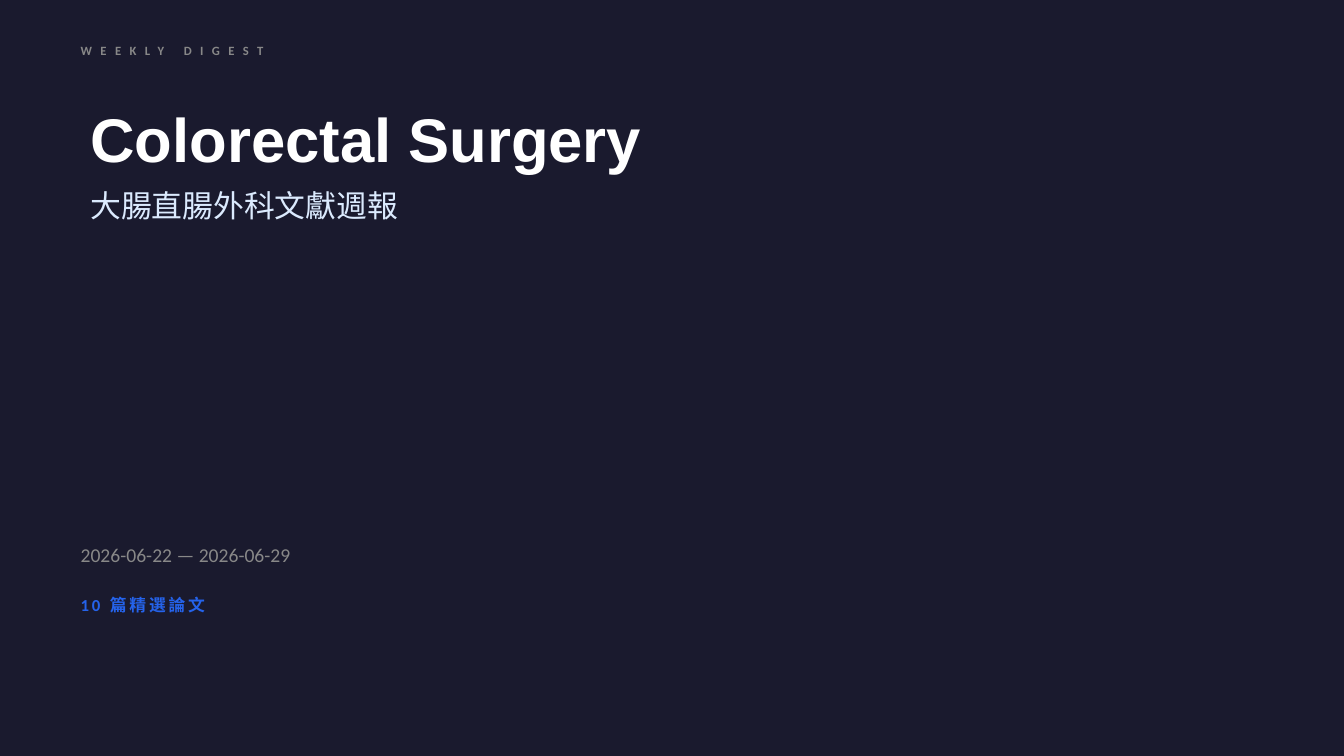
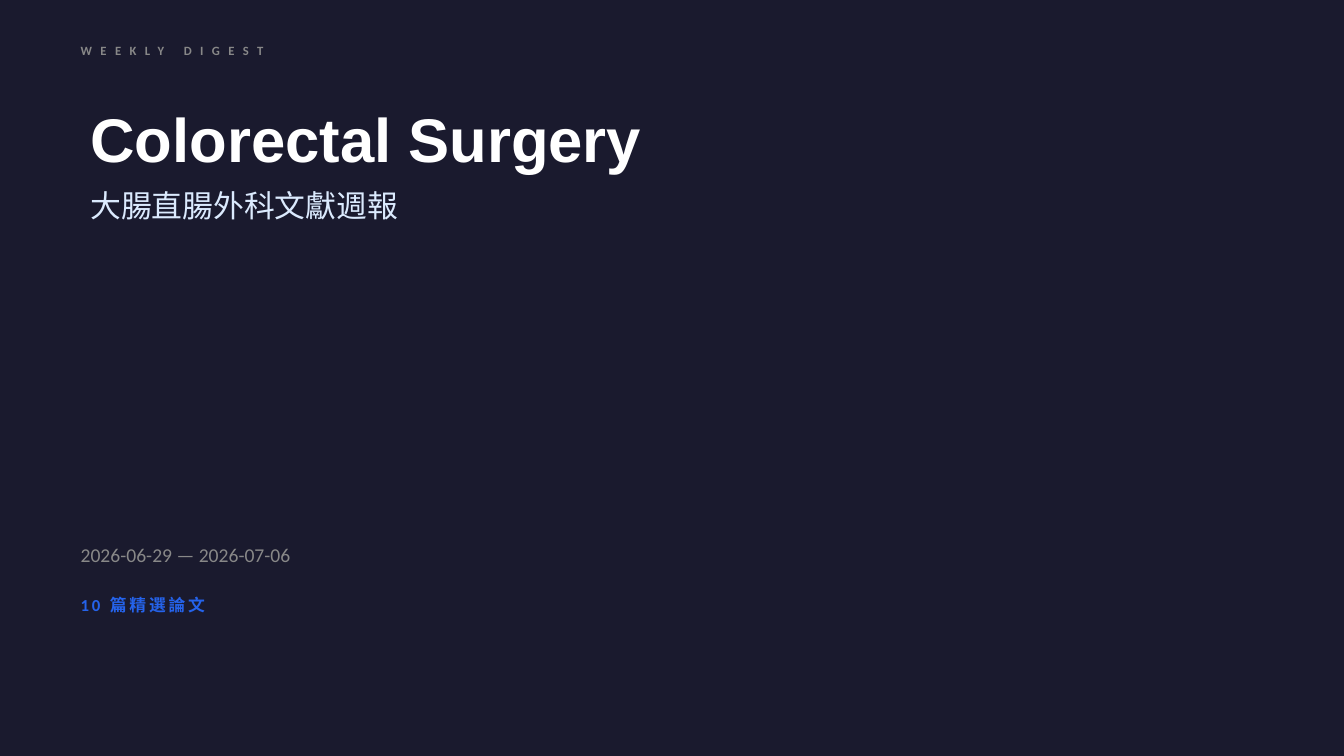
Before and after one commit to jejenhu-maker/colorectal-weekly-digest, a slide deck: slide 1 of docs/digest-zh.pptx. Drawn at 1344x756 pixels with LibreOffice and Linux fonts; fonts in the diff are those of the drawing. Boxes give left, top, right and bottom in pixels: in the first picture for what was removed or moved away, otherwise in the second. Text is boxed around its words. In the diff, an @@ line names an element or a change of style, - is before the commit and + after.

```diff
--- a/docs/digest-zh.pptx
+++ b/docs/digest-zh.pptx
@@ text at box(81, 549, 291, 562): text changed @@
-2026-06-22 — 2026-06-29
+2026-06-29 — 2026-07-06
```
Also in this commit, not shown: 11 other slides changed, 2 slides added, 2 slides removed, 2 other files.
